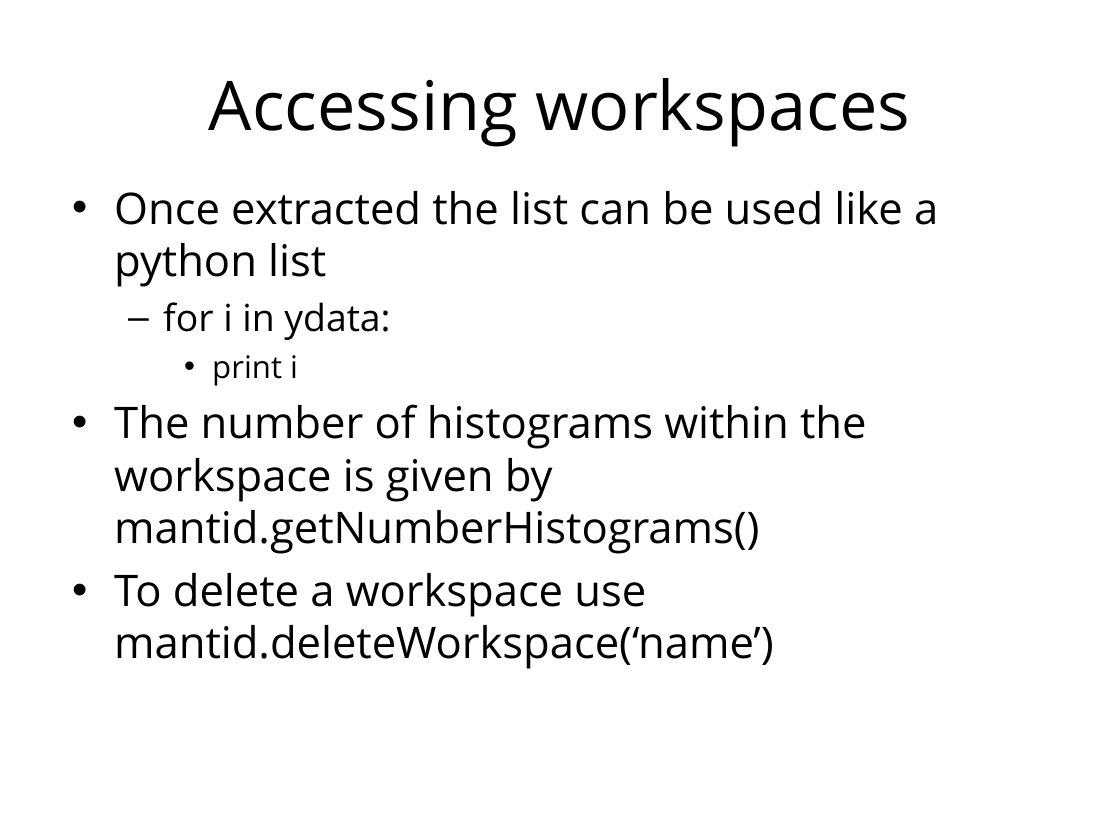
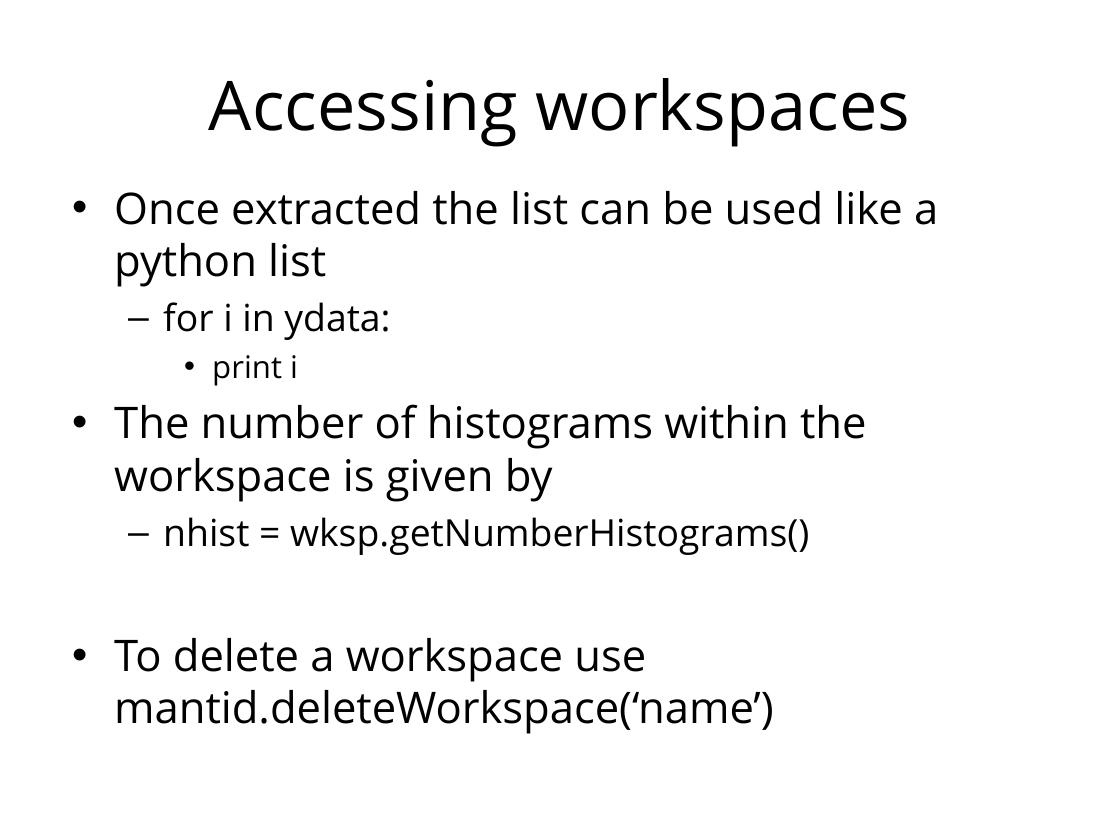
Before and after one commit to mantidproject/documents, a slide deck: slide 28 of Presentations/Python training course/Python in Mantid.ppt (slide 27 before the commit). Drawn at 1120x840 pixels with LibreOffice and Linux fonts; fonts in the diff are those of the drawing; background and template pictures are left out. Boxes give left, top, right and bottom in pixels: in the first picture for what was removed or moved away, otherwise in the second. Text is boxed around its words. In the diff, an @@ line names an element or a change of style, - is before the commit and + after.

```diff
--- a/Presentations/Python training course/Python in Mantid.ppt
+++ b/Presentations/Python training course/Python in Mantid.ppt
@@ text at (114,404,866,555): text changed @@
-• The number of histograms within the workspace is given by mantid.getNumberHistograms()
+• The number of histograms within the workspace is given by
+  – nhist = wksp.getNumberHistograms()
```
Also in this commit, not shown: 3 other slides changed, 1 slide added.
